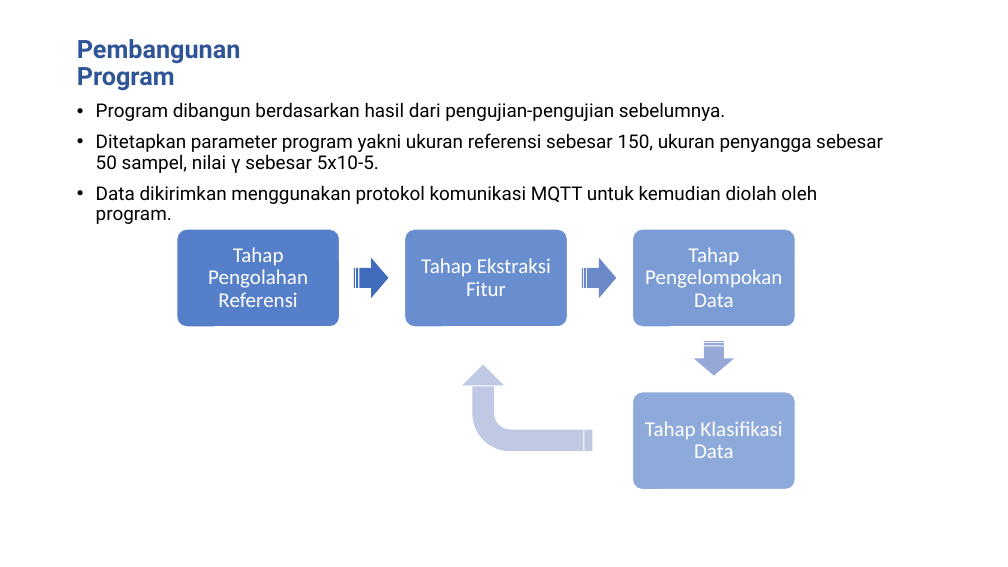
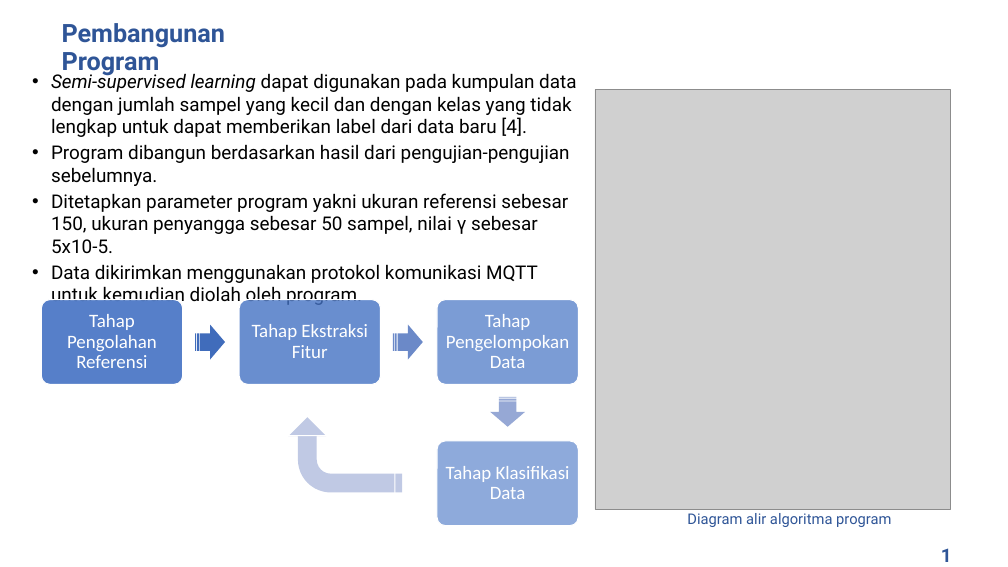
Before and after one commit to rezaandriady/TA_RezaAndriady, a slide deck: slide 19 of Presentasi/Draft Presentasi Reza Andriady - 44976.pptx (slide 21 before the commit). Drawn at 1008x567 pixels with LibreOffice and Linux fonts; fonts in the diff are those of the drawing; grey boxes stand for pictures; background and template pictures are left out. Boxes give left, top, right and bottom in pixels: in the first picture for what was removed or moved away, otherwise in the second. Text is boxed around its words. In the diff, an @@ line names an element or a change of style, - is before the commit and + after.

```diff
--- a/Presentasi/Draft Presentasi Reza Andriady - 44976.pptx
+++ b/Presentasi/Draft Presentasi Reza Andriady - 44976.pptx
@@ title "Pembangunan Program": place and size @@
-title "Pembangunan Program" at bbox=[77, 39, 241, 91]
+title "Pembangunan Program" at bbox=[62, 23, 226, 76]
@@ text "Semi-supervised learning dapat digunakan pada ...": place and size @@
-text "Semi-supervised learning dapat digunakan pada ..." at bbox=[96, 102, 883, 224]
+text "Semi-supervised learning dapat digunakan pada ..." at bbox=[51, 71, 576, 307]
@@ text at bbox=[51, 71, 576, 137]: paragraph added @@
+• Semi-supervised learning dapat digunakan pada kumpulan data dengan jumlah sampel yang kecil dan dengan kelas yang tidak lengkap untuk dapat memberikan label dari data baru [4].
@@ picture added at bbox=[595, 89, 951, 510] @@
@@ text at bbox=[51, 144, 570, 307]: line spacing 0.9 to 1; less space between paragraphs @@
@@ rounded rectangle: place and size @@
-rounded rectangle at bbox=[177, 229, 340, 327]
+rounded rectangle at bbox=[42, 299, 183, 384]
@@ rounded rectangle: place and size @@
-rounded rectangle at bbox=[405, 229, 567, 327]
+rounded rectangle at bbox=[239, 299, 380, 384]
@@ rounded rectangle: place and size @@
-rounded rectangle at bbox=[633, 229, 796, 327]
+rounded rectangle at bbox=[437, 299, 578, 384]
@@ text "Tahap Pengolahan Referensi": place and size @@
-text "Tahap Pengolahan Referensi" at bbox=[208, 247, 308, 307]
+text "Tahap Pengolahan Referensi" at bbox=[67, 314, 157, 368]
@@ striped right arrow: place and size @@
-striped right arrow at bbox=[354, 258, 389, 298]
+striped right arrow at bbox=[195, 324, 225, 359]
@@ text "Tahap Ekstraksi Fitur": place and size @@
-text "Tahap Ekstraksi Fitur" at bbox=[421, 258, 551, 296]
+text "Tahap Ekstraksi Fitur" at bbox=[252, 324, 368, 358]
@@ striped right arrow: place and size @@
-striped right arrow at bbox=[582, 258, 617, 298]
+striped right arrow at bbox=[393, 324, 423, 359]
@@ text "Tahap Pengelompokan Data": place and size @@
-text "Tahap Pengelompokan Data" at bbox=[645, 247, 782, 307]
+text "Tahap Pengelompokan Data" at bbox=[446, 314, 569, 368]
@@ bent arrow: place and size @@
-bent arrow at bbox=[462, 364, 593, 451]
+bent arrow at bbox=[289, 417, 402, 492]
@@ striped right arrow: place and size @@
-striped right arrow at bbox=[695, 341, 735, 375]
+striped right arrow at bbox=[491, 397, 526, 427]
@@ rounded rectangle removed at bbox=[633, 392, 796, 489] @@
@@ rounded rectangle added at bbox=[253, 436, 395, 520], outline #FFFFFF 1 pt @@
@@ rounded rectangle: place and size @@
-rounded rectangle at bbox=[421, 386, 584, 483]
+rounded rectangle at bbox=[437, 441, 578, 526]
@@ rounded rectangle at bbox=[437, 441, 578, 526]: fill none to #4472C4 at 60% opacity @@
@@ size 20 to 18 pt in 4 elements at bbox=[67, 314, 157, 368], bbox=[252, 324, 368, 358], bbox=[446, 314, 569, 368], bbox=[446, 466, 570, 499] @@
@@ text "Tahap Klasifikasi Data": place and size @@
-text "Tahap Klasifikasi Data" at bbox=[645, 421, 782, 458]
+text "Tahap Klasifikasi Data" at bbox=[446, 466, 570, 499]
@@ text added at bbox=[687, 513, 891, 527], 14 pt, text #2F5597 @@
+Diagram alir algoritma program
@@ text added at bbox=[934, 540, 966, 567], 18 pt, text #2F5597, bold @@
+18
```
Also in this commit, not shown: 19 other slides changed, 9 slides added, 5 slides removed.
